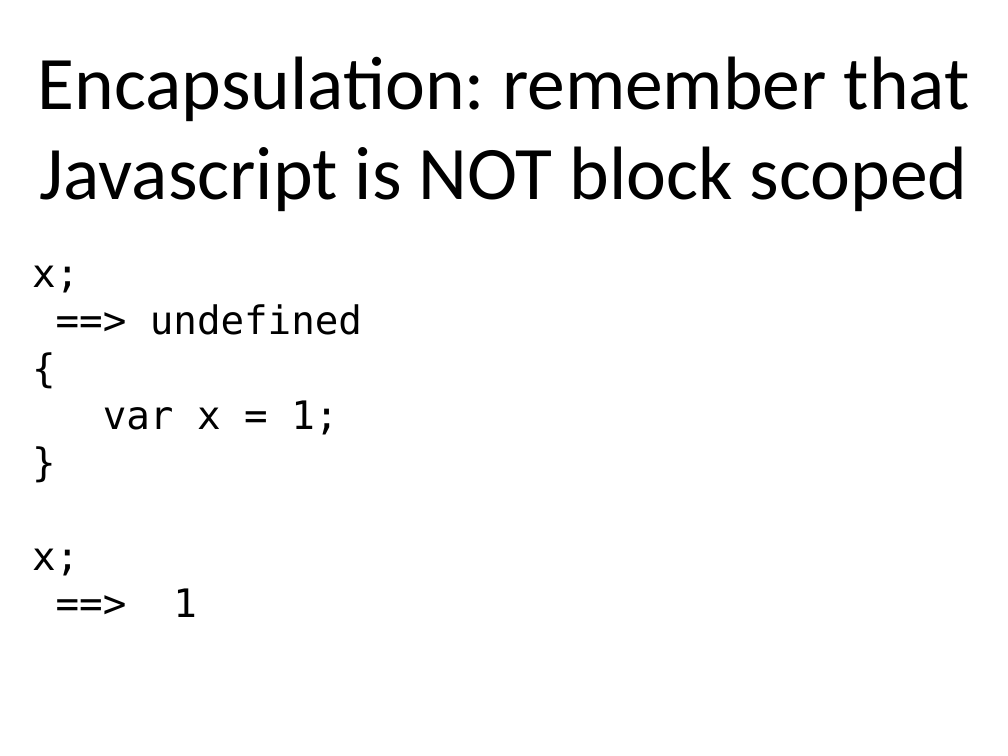
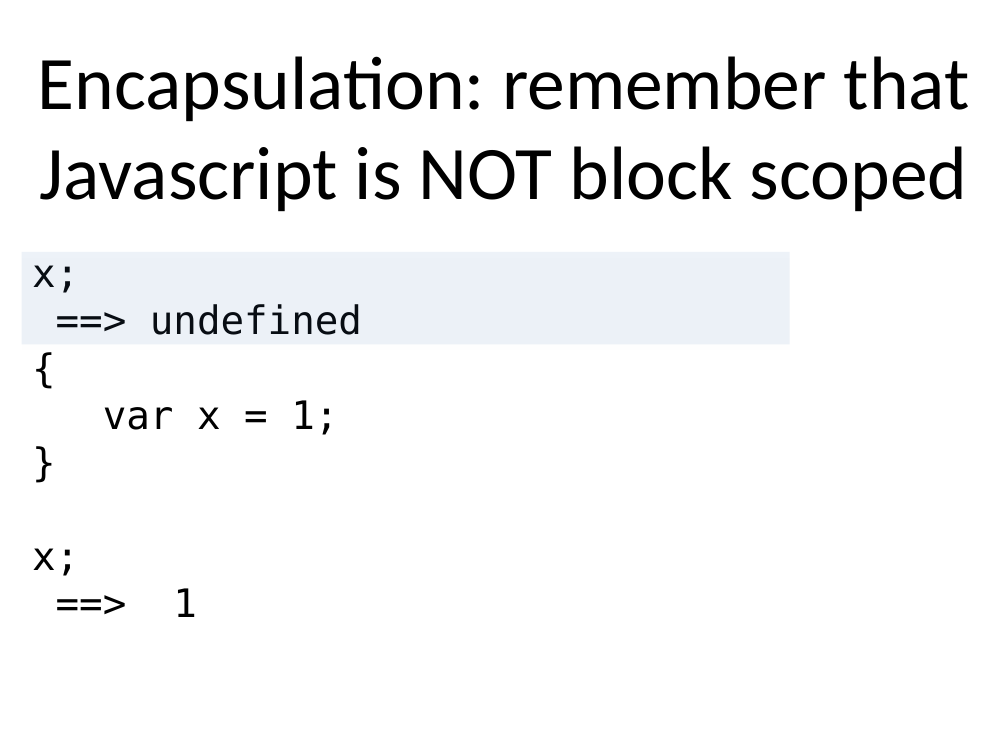
Before and after one commit to benralexander/lv, a slide deck: slide 20 of myD3_latest_c.ppt. Drawn at 1008x756 pixels with LibreOffice and Linux fonts; fonts in the diff are those of the drawing. Boxes give left, top, right and bottom in pixels: in the first picture for what was removed or moved away, otherwise in the second. Text is boxed around its words. In the diff, an @@ line names an element or a change of style, - is before the commit and + after.

```diff
--- a/myD3_latest_c.ppt
+++ b/myD3_latest_c.ppt
@@ rectangle added at [21,252,789,345], fill #4F81BD at 10% opacity @@
```
Also in this commit, not shown: 4 slides added.
